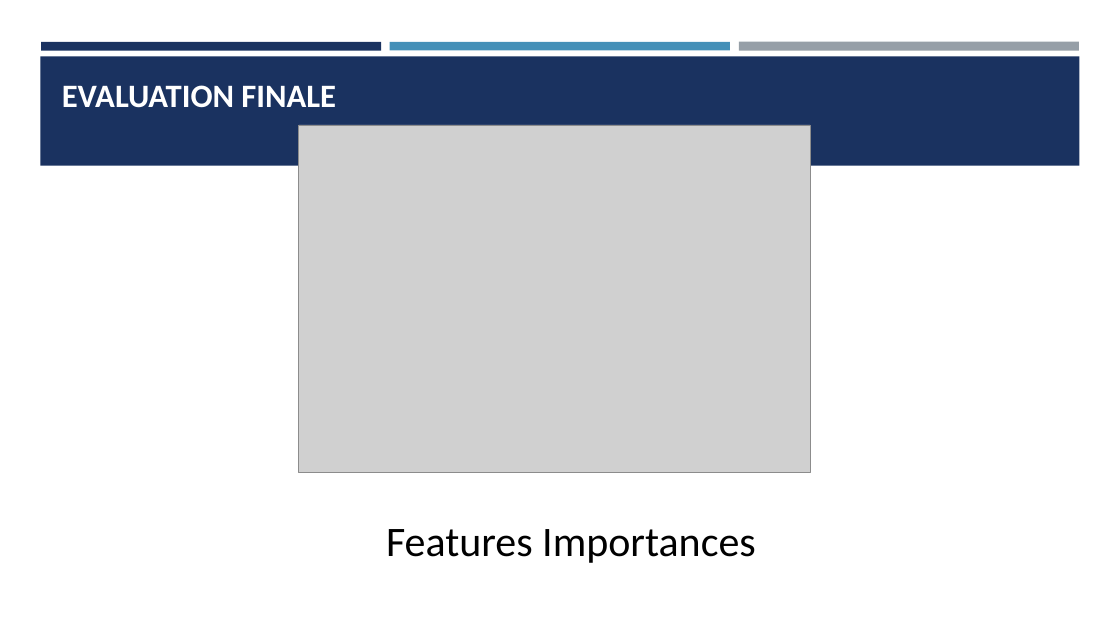
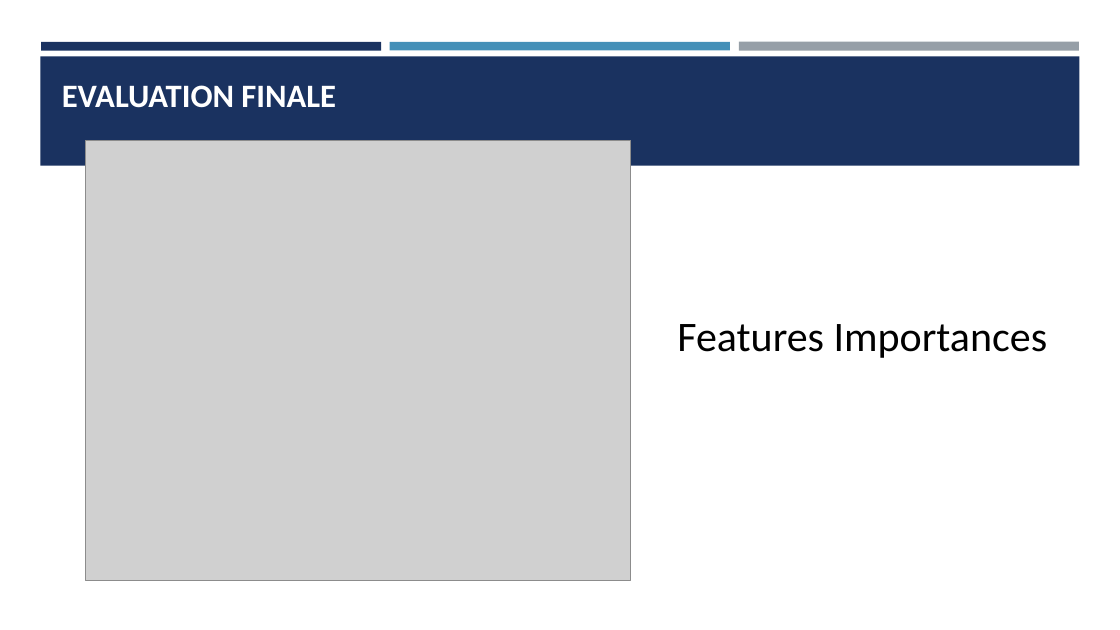
Before and after one commit to Ace4teaM/OCR-NovaTech, a slide deck: slide 39 of Presentation.pptx (slide 36 before the commit). Drawn at 1120x630 pixels with LibreOffice and Linux fonts; fonts in the diff are those of the drawing; grey boxes stand for pictures. Boxes give left, top, right and bottom in pixels: in the first picture for what was removed or moved away, otherwise in the second. Text is boxed around its words. In the diff, an @@ line names an element or a change of style, - is before the commit and + after.

```diff
--- a/Presentation.pptx
+++ b/Presentation.pptx
@@ picture added at (86,140,631,581) @@
@@ picture removed at (299,125,811,473) @@
@@ text "Features Importances": place and size @@
-text "Features Importances" at (386,529,756,563)
+text "Features Importances" at (677,324,1048,358)
```
Also in this commit, not shown: 16 other slides changed, 8 slides added, 5 slides removed, 6 other files.
